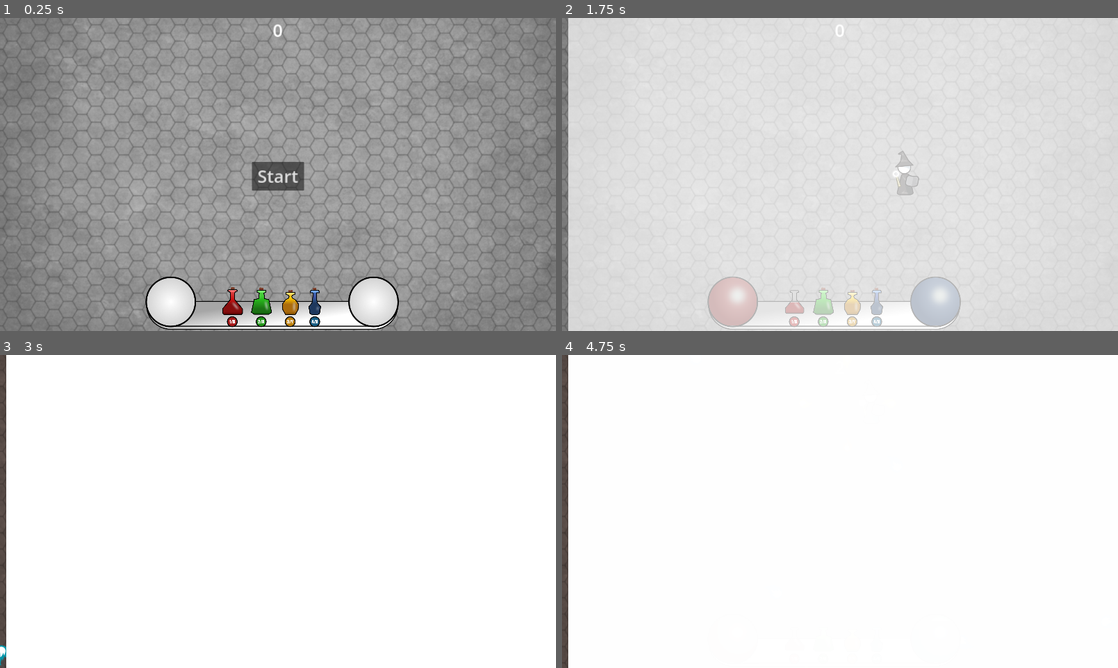
Above: before the commit, frames 1-4 (two rows, left to right).
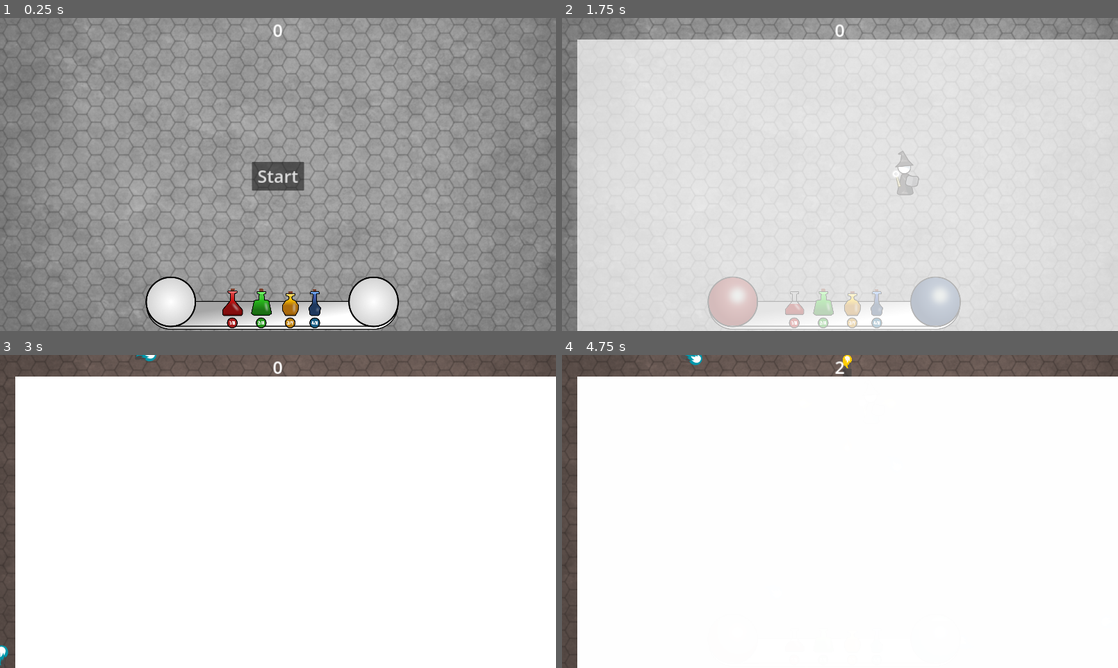
Above: after the commit, the same moments.

Repository: kurilluk/GDSJam23
Game: Godot game, scene res://assets/scenes/Main.tscn
The game is run twice, just before and just after one commit, with the same random seed, the same clock (stepped at 60 frames per second) and the same inputs. Sound files missing from this copy of the repository are replaced by a short silence.
Inputs:
- Up to frame 1 (0.25 s): no input
- Up to frame 2 (1.75 s): click "Start" at 0.5 s; hold D (Right) from 1.28 s (still down); tap 1 (Potion_1) at 1.35 s
- Up to frame 3 (3 s): release D (Right) at 2.03 s; hold S (Down) 2.03-2.78 s; tap 2 (Potion_2) at 2.1 s; hold D (Right) from 2.78 s (still down); tap 3 (Potion_3) at 2.85 s
- Up to frame 4 (4.75 s): release D (Right) at 3.53 s; hold W (Up) 3.53-4.28 s; tap 4 (Potion_4) at 3.6 s; hold A (Left) from 4.28 s (still down); tap 1 (Potion_1) at 4.35 s

The runs differ from the first frame. In frame 1, 0.5% of the frame differs, in the area x 40-58%, y 86-100%; in frame 2, 8.6%, in the area x 1-100%, y 0-100%; in frame 3, 8.3%; in frame 4, 8.3%.

Commit message:
Update HUD.tscn

Diff:
--- a/examples/dodge_the_creeps/assets/scenes/HUD.tscn
+++ b/examples/dodge_the_creeps/assets/scenes/HUD.tscn
@@ -125,10 +125,10 @@
 [node name="ColorFade" type="ColorRect" parent="."]
 modulate = Color(1, 1, 1, 0)
 z_index = 999
-offset_left = 21.0
-offset_top = -5.0
-offset_right = 2283.0
-offset_bottom = 1394.0
+offset_left = 53.0
+offset_top = 74.0
+offset_right = 2315.0
+offset_bottom = 1473.0
 mouse_filter = 2
 
 [node name="HubFrame" type="Sprite2D" parent="."]
@@ -136,7 +136,7 @@
 texture = ExtResource("5_jwupg")
 
 [node name="Potions" parent="." instance=ExtResource("5_kv5n5")]
-position = Vector2(753, 925)
+position = Vector2(753, 929)
 scale = Vector2(0.5, 0.5)
 
 [node name="Play" type="AudioStreamPlayer" parent="."]
@@ -146,22 +146,22 @@
 position = Vector2(-7, 8)
 
 [node name="1b" type="Sprite2D" parent="Buttons"]
-position = Vector2(809, 1040)
+position = Vector2(809, 1044)
 scale = Vector2(0.75, 0.75)
 texture = ExtResource("8_vs5at")
 
 [node name="2a" type="Sprite2D" parent="Buttons"]
-position = Vector2(909, 1040)
+position = Vector2(909, 1044)
 scale = Vector2(0.75, 0.75)
 texture = ExtResource("9_lsff2")
 
 [node name="3y" type="Sprite2D" parent="Buttons"]
-position = Vector2(1009, 1040)
+position = Vector2(1009, 1044)
 scale = Vector2(0.75, 0.75)
 texture = ExtResource("10_px1d8")
 
 [node name="4x" type="Sprite2D" parent="Buttons"]
-position = Vector2(1094, 1040)
+position = Vector2(1094, 1044)
 scale = Vector2(0.75, 0.75)
 texture = ExtResource("11_7mmmq")
 
